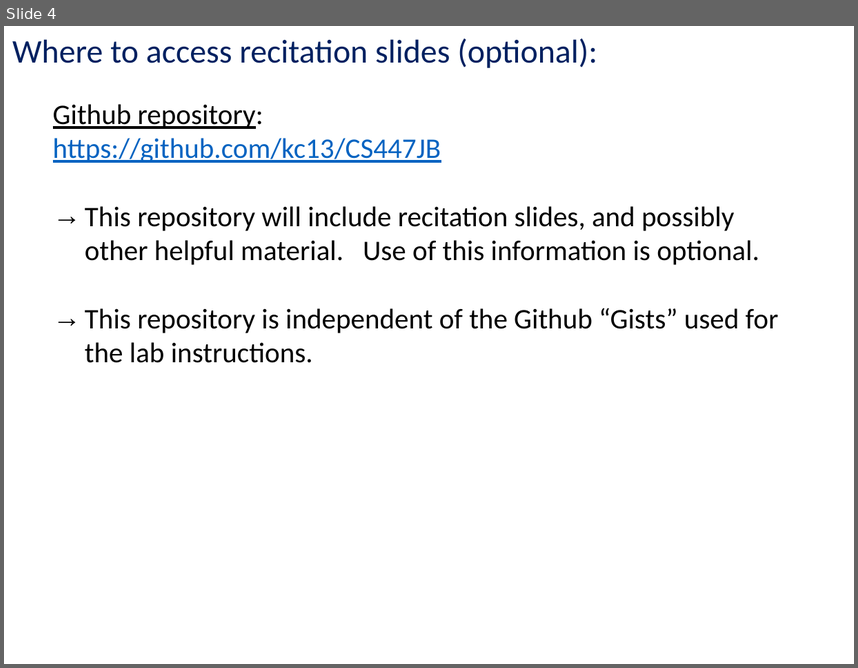
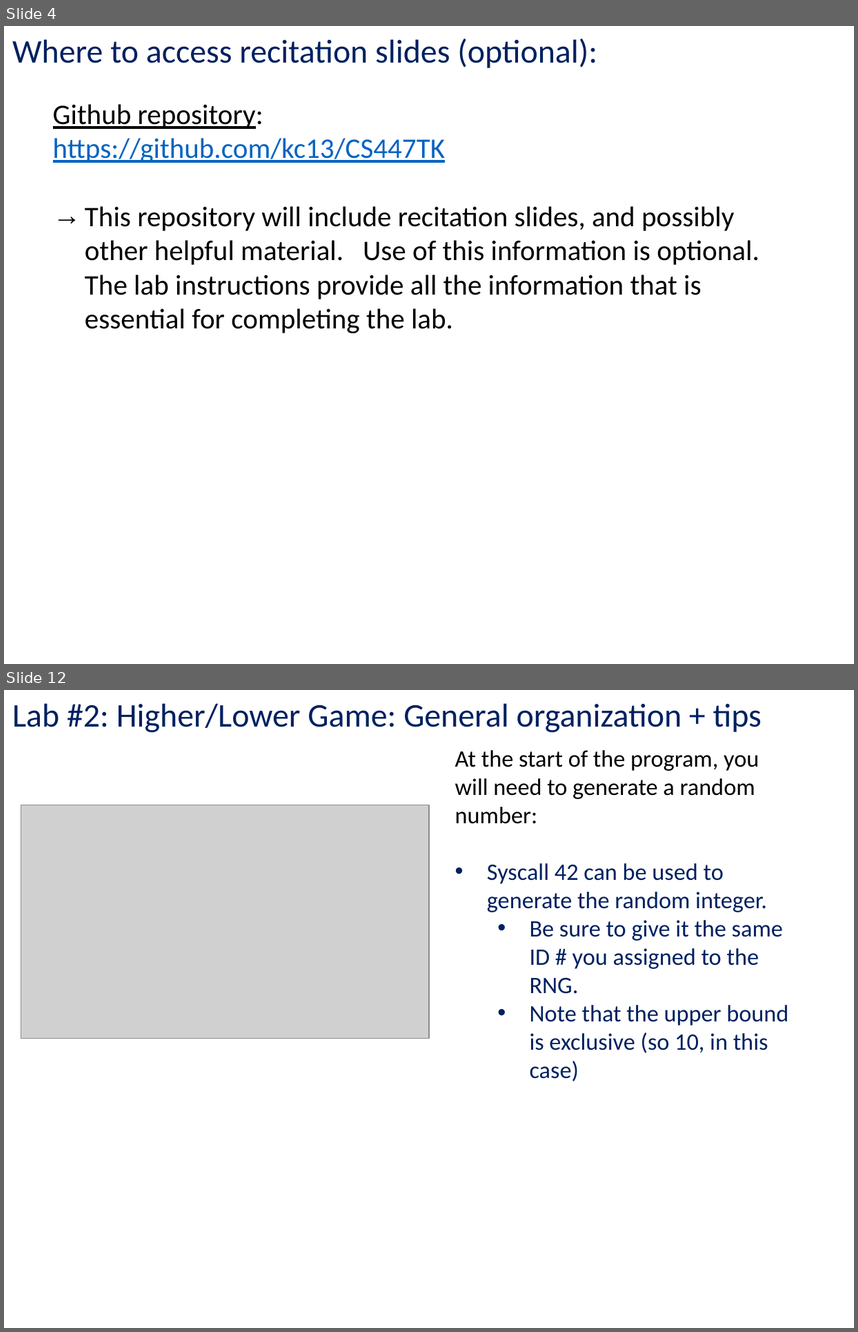
Before and after one commit to kc13/CS447TK, a slide deck: cs447tk_rec1_jan22.pptx. Shown one above the other, each under a label of ours: slide 4 before the commit, slides 4 and 12 after it; the slides between them are not shown. The pictures are 858x668 and 858x1332 pixels, drawn with LibreOffice and Linux fonts; fonts in the diff are those of the drawing; grey boxes stand for pictures. Boxes give left, top, right and bottom in pixels: in the first picture for what was removed or moved away, otherwise in the second. Text is boxed around its words. In the diff, an @@ line names an element or a change of style, - is before the commit and + after.

```diff
--- a/cs447tk_rec1_jan22.pptx
+++ b/cs447tk_rec1_jan22.pptx
@@ slide 12 added at bbox=[4, 690, 854, 1328], background #FFFFFF @@
@@ text added at bbox=[12, 703, 762, 733], 28 pt, text #002060 @@
+Lab #2: Higher/Lower Game: General organization + tips
@@ text added at bbox=[455, 750, 789, 1081], 20 pt, text #002060 @@
+At the start of the program, you will need to generate a random number:
+• Syscall 42 can be used to generate the random integer.
+  • Be sure to give it the same ID # you assigned to the RNG.
+  • Note that the upper bound is exclusive (so 10, in this case)
@@ picture added at bbox=[21, 805, 429, 1038] @@
@@ slide 4 changed as well @@
@@ text at bbox=[53, 138, 760, 333]: text changed @@
-https://github.com/kc13/CS447JB
-→ This repository will include recitation slides, and possibly other helpful material. Use of this information is optional.
-→ This repository is independent of the Github “Gists” used for the lab instructions.
+https://github.com/kc13/CS447TK
+→ This repository will include recitation slides, and possibly other helpful material. Use of this information is optional. The lab instructions provide all the information that is essential for completing the lab.
```
Also in this commit, not shown: 3 other slides changed, 12 other slides added, 13 slides removed.
